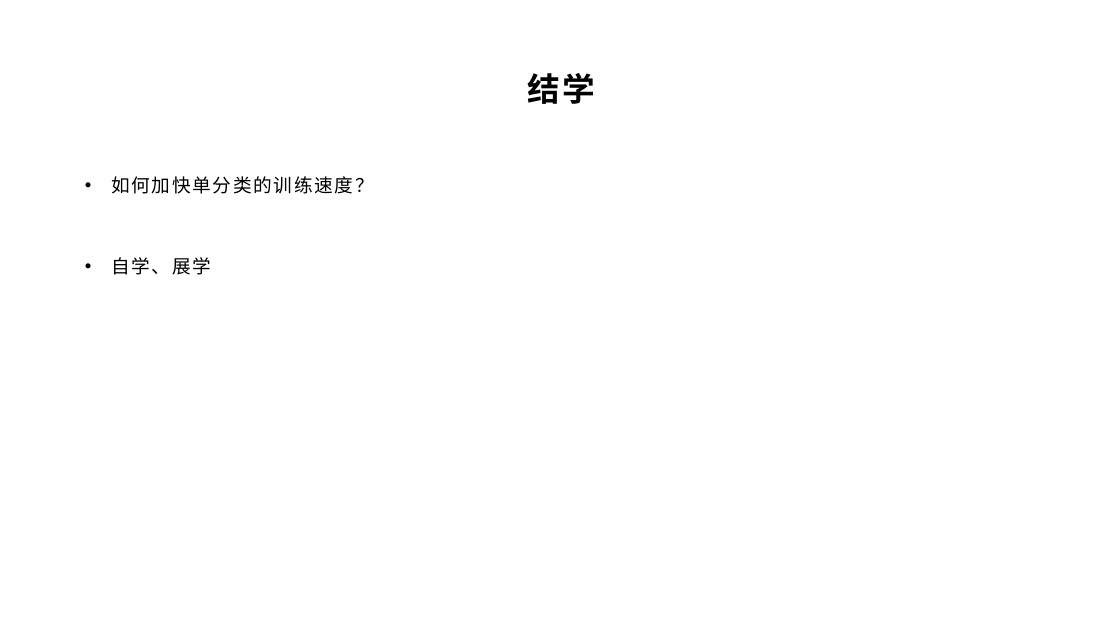
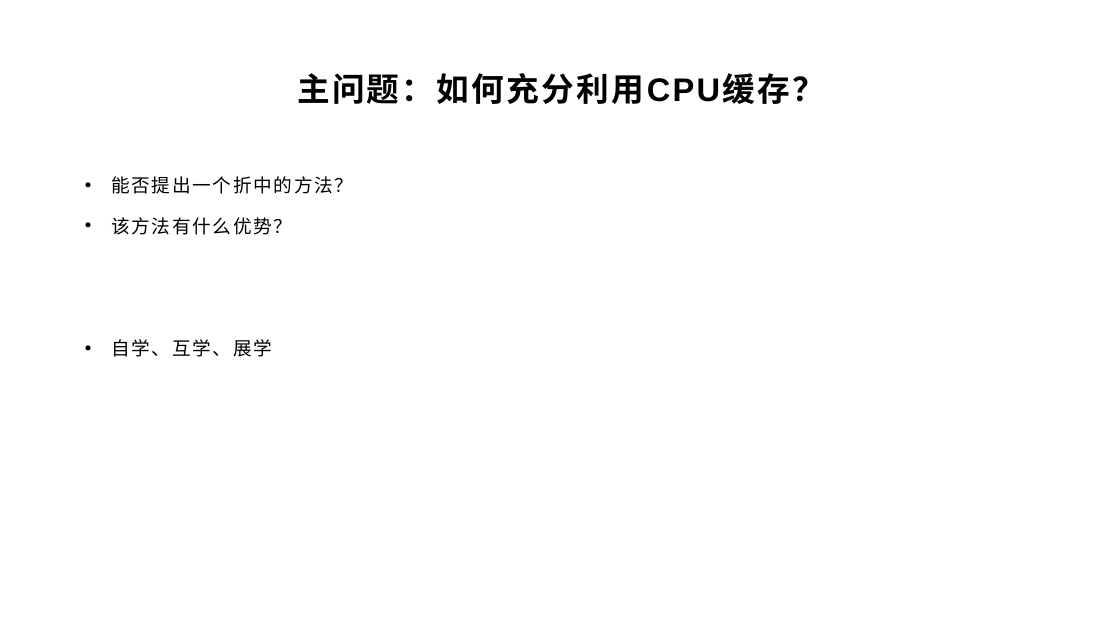
Before and after one commit to yyc-git/DeepLearningEdu, a slide deck: slide 8 of lessons/7_mini_batch/ppt/使用小批量随机梯度下降.pptx (slide 10 before the commit). Drawn at 1120x630 pixels with LibreOffice and Linux fonts; fonts in the diff are those of the drawing; background and template pictures are left out. Boxes give left, top, right and bottom in pixels: in the first picture for what was removed or moved away, otherwise in the second. Text is boxed around its words. In the diff, an @@ line names an element or a change of style, - is before the commit and + after.

```diff
--- a/lessons/7_mini_batch/ppt/使用小批量随机梯度下降.pptx
+++ b/lessons/7_mini_batch/ppt/使用小批量随机梯度下降.pptx
@@ title at (297,73,825,104): text changed @@
-结学
+主问题：如何充分利用CPU缓存？
@@ text at (111,176,353,357): text changed @@
-• 如何加快单分类的训练速度？
-• 自学、展学
+• 能否提出一个折中的方法？
+• 该方法有什么优势？
+• 自学、互学、展学
```
Also in this commit, not shown: 11 other slides changed, 1 slide added, 11 slides removed, 2 other files.
